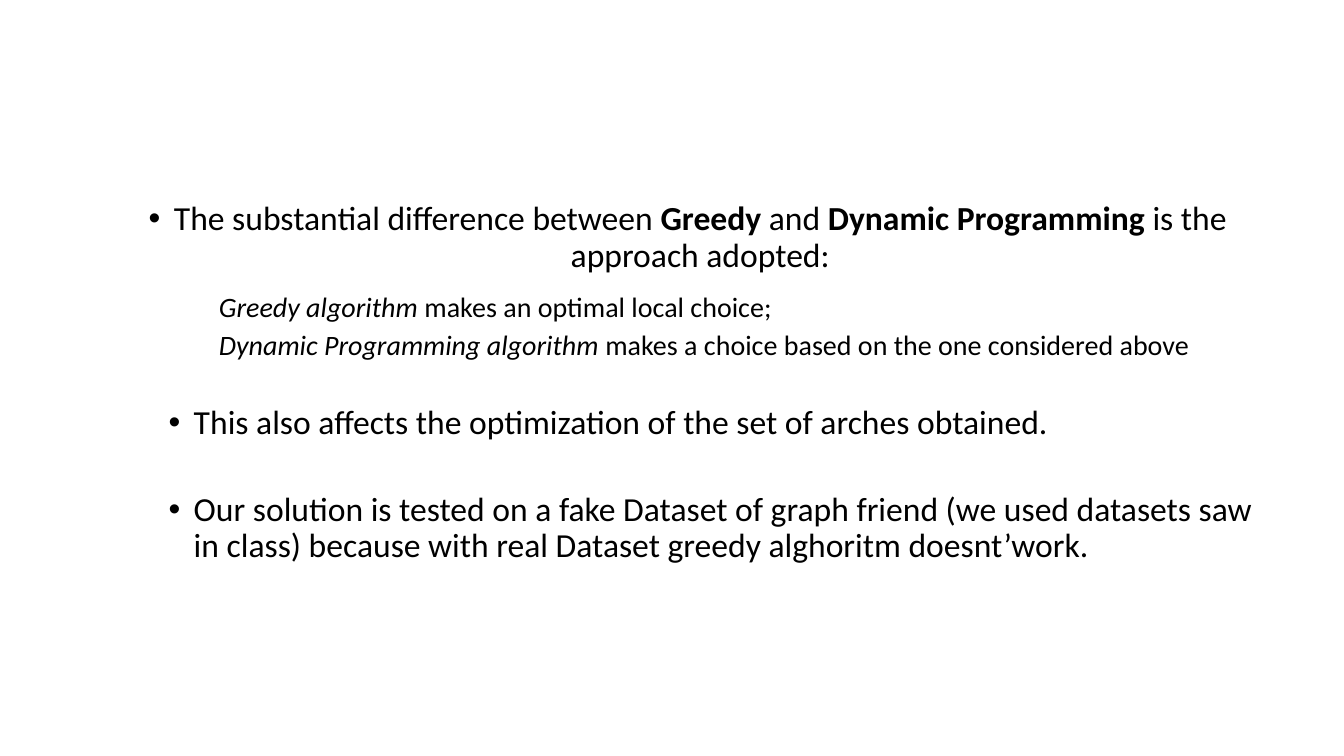
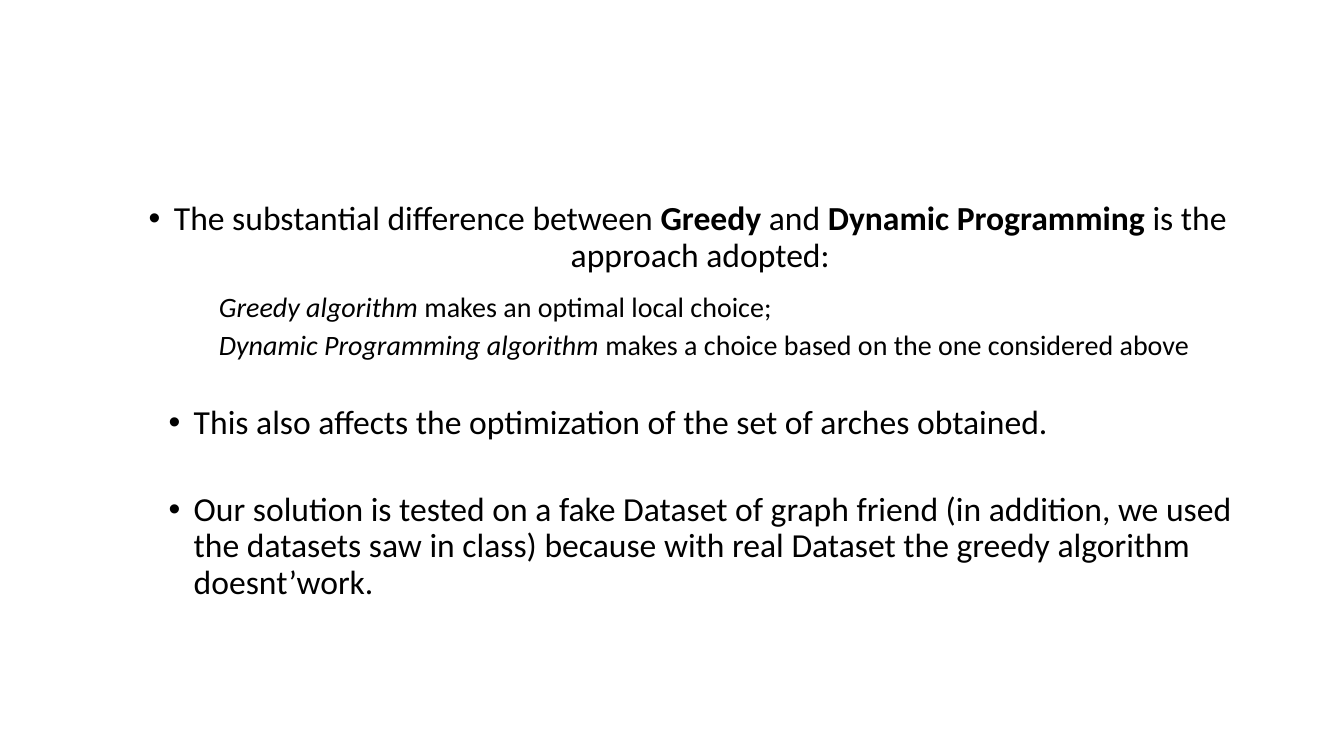
Before and after one commit to enz93/k-degree, a slide deck: slide 4 of Presentazione.pptx. Drawn at 1344x756 pixels with LibreOffice and Linux fonts; fonts in the diff are those of the drawing. Boxes give left, top, right and bottom in pixels: in the first picture for what was removed or moved away, otherwise in the second. Text is boxed around its words. In the diff, an @@ line names an element or a change of style, - is before the commit and + after.

```diff
--- a/Presentazione.pptx
+++ b/Presentazione.pptx
@@ text at (x1=194, y1=496, x2=1231, y2=595): text changed @@
-  • Our solution is tested on a fake Dataset of graph friend (we used datasets saw in class) because with real Dataset greedy alghoritm doesnt’work.
+  • Our solution is tested on a fake Dataset of graph friend (in addition, we used the datasets saw in class) because with real Dataset the greedy algorithm doesnt’work.
```
Also in this commit, not shown: 9 other slides changed, 1 slide added, 2 slides removed.
